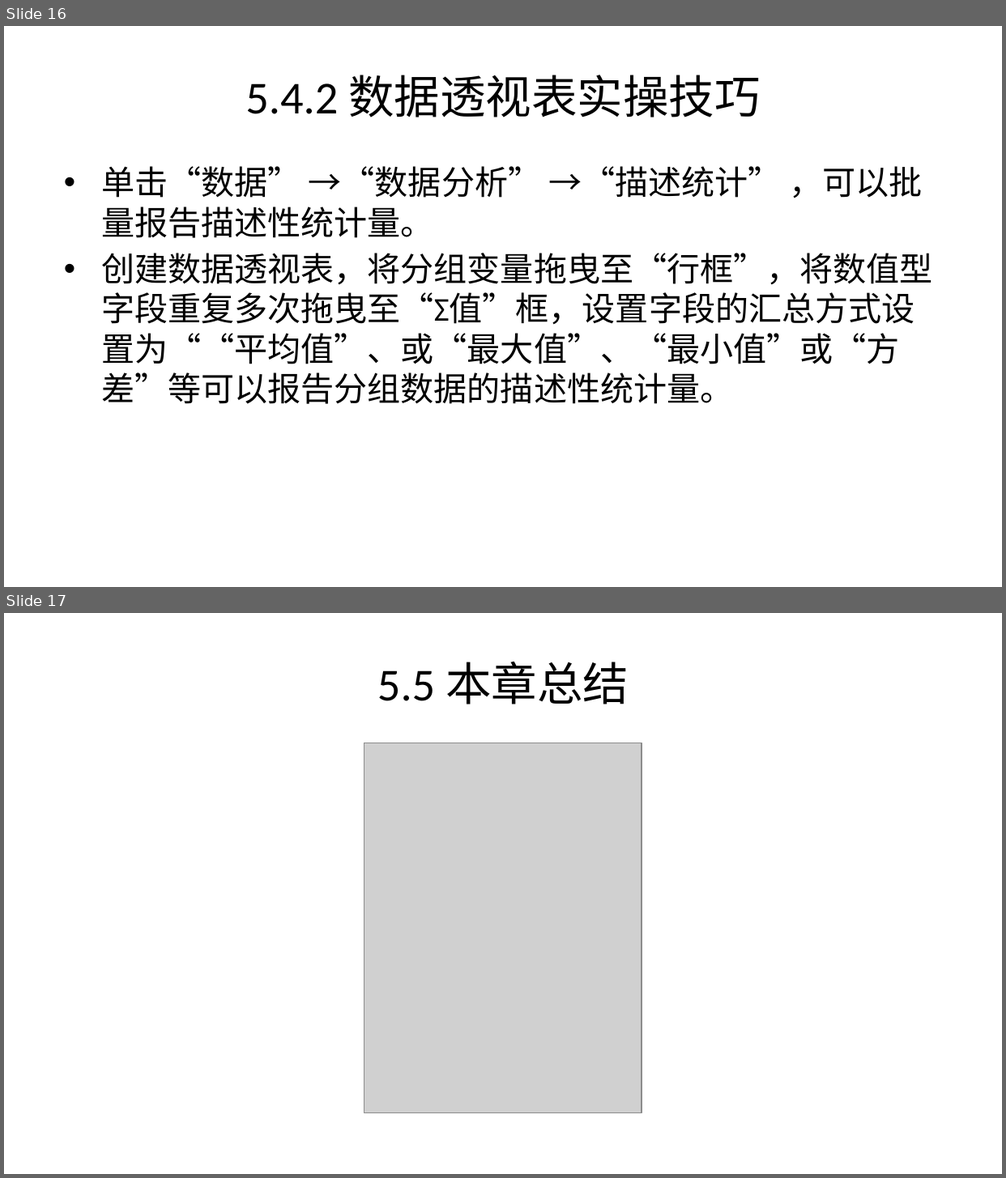
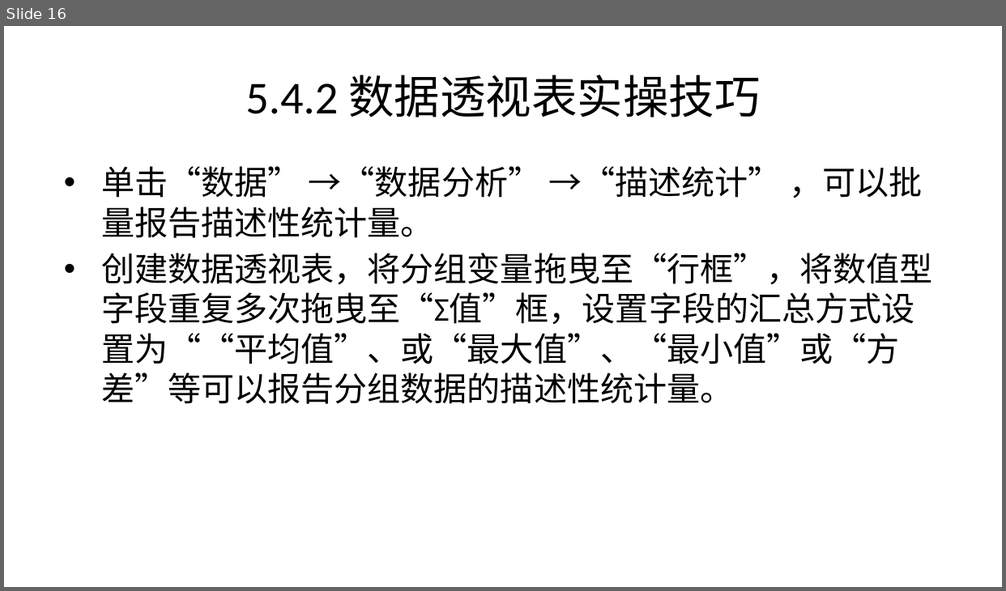
Before and after one commit to lizongzhang/excelstat, a slide deck: docs/chap5_slide.pptx. Shown one above the other, each under a label of ours: slides 16 and 17 before the commit, slide 16 after it. The pictures are 1006x1178 and 1006x591 pixels, drawn with LibreOffice and Linux fonts; fonts in the diff are those of the drawing; grey boxes stand for pictures. Boxes give left, top, right and bottom in pixels: in the first picture for what was removed or moved away, otherwise in the second. Text is boxed around its words. In the diff, an @@ line names an element or a change of style, - is before the commit and + after.

```diff
--- a/docs/chap5_slide.pptx
+++ b/docs/chap5_slide.pptx
@@ slide 17 removed at <box>4,613,1002,1174</box>, background #FFFFFF @@
@@ title removed at <box>377,662,629,705</box> @@
-5.5 本章总结
@@ picture removed at <box>364,743,641,1114</box> @@
```
Also in this commit, not shown: 1 slide changed, 1 slide added, 39 other files.
